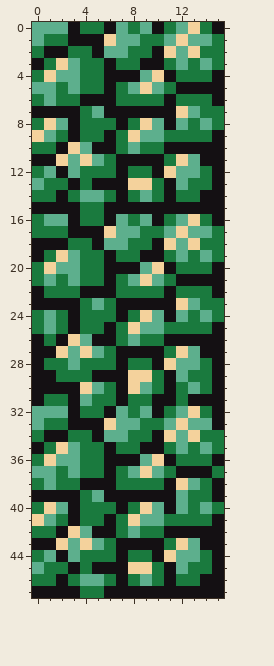
Pixel-art sprite: GoedWare Jam 14 Project/res/world/Bush-2.png. Above: the version before the commit.
The file is 16x48 pixels.
The same view after the edit:
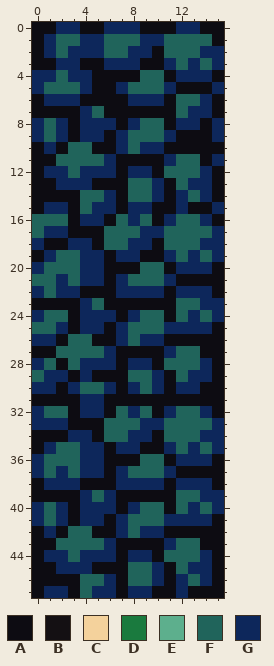
Palette (. is transparent): A #0d0c12  B #141013  C #f4d29c  D #1a7a3e  E #5daf8d  F #20645b  G #0d275b
From old to new:
Changed rows in their new state; - is an unchanged pixel.
first column x 0:
 0 AAGGAAGGGAAAGGAA
 1 AGFFGGFFFGGFFFFA
 2 AGFGGGFFGGAFFFGG
 3 AAGGAAGGGAAGFGFG
 4 GGFGGAAAAFFAGGGA
 5 GFFFGAAGFFFGAAAG
 6 AGGGAAAAGGGAFFGA
 7 AAAAGFAAAAAAFGGA
 8 GFGAGGGAGFFAGGAG
 9 GFGAGGAGFFFGAAAG
10 AGAFFAAGFGGAAAAA
11 AAFFFFGAAAAGFFAG
12 AGGFGGGAGGAFFFGA
13 AAGGGAAAFFGAFGGA
14 AAAAFFGAFFGAGFGA
15 AGGAFGGAGGAAGAAG
16 FFFAGGAFGFAGFFGA
17 FGGAAAFFFGGFFFFG
18 GAAGGAFFGGAFFFGG
19 AGFFGGAGGAAGFGFG
20 GFFFGGAAAFFAGGGA
21 FFGFGGAGFFFGAAAA
22 GFGGAAAGGGGAGGGA
23 AAAAGFAAAAAAFFGG
24 GFFAGGGAGFFAFGFG
25 FFGAGGAGFFFGGGGA
26 GGAFFAAGFGGAAAAA
27 AAFFFFGAAAAGFFAA
28 GFAFGGGAGGAFFFGA
29 FGGAGAAAFFGAFGGA
30 GGAGFFGAGFGAGGAA
31 AAAAGGAAAAAAAAAA
32 GFFAGGAFGFAGFFGA
33 GGGAAAFFFGGFFFFG
34 AAAGGAFFGGAFFFGG
35 AGFFGGAGGAAGFGFG
36 GFFFGGAAAFFAGGGA
37 GFGFGGAGFFFGAAAA
38 AGGGAAAGGGGAGGGA
39 AAAAGFGAAAAAFFGG
40 GFGAGGGAGFFAFGFG
41 GFGAGGAGFFFGGGGA
42 AGAFFAAGFGGAAAAA
43 AAFFFFGAAAAGFFAA
44 AGGFGGGAGGAFFFGA
45 AAGGGAAAFFGAFGGA
46 AAAAFFGAFFGAGFGA
47 AGGAFGGAGGAAGAAA
Pixel boxes of the changes (left, top, right, bottom) in both pictures:
changed: (32, 22, 224, 598)
